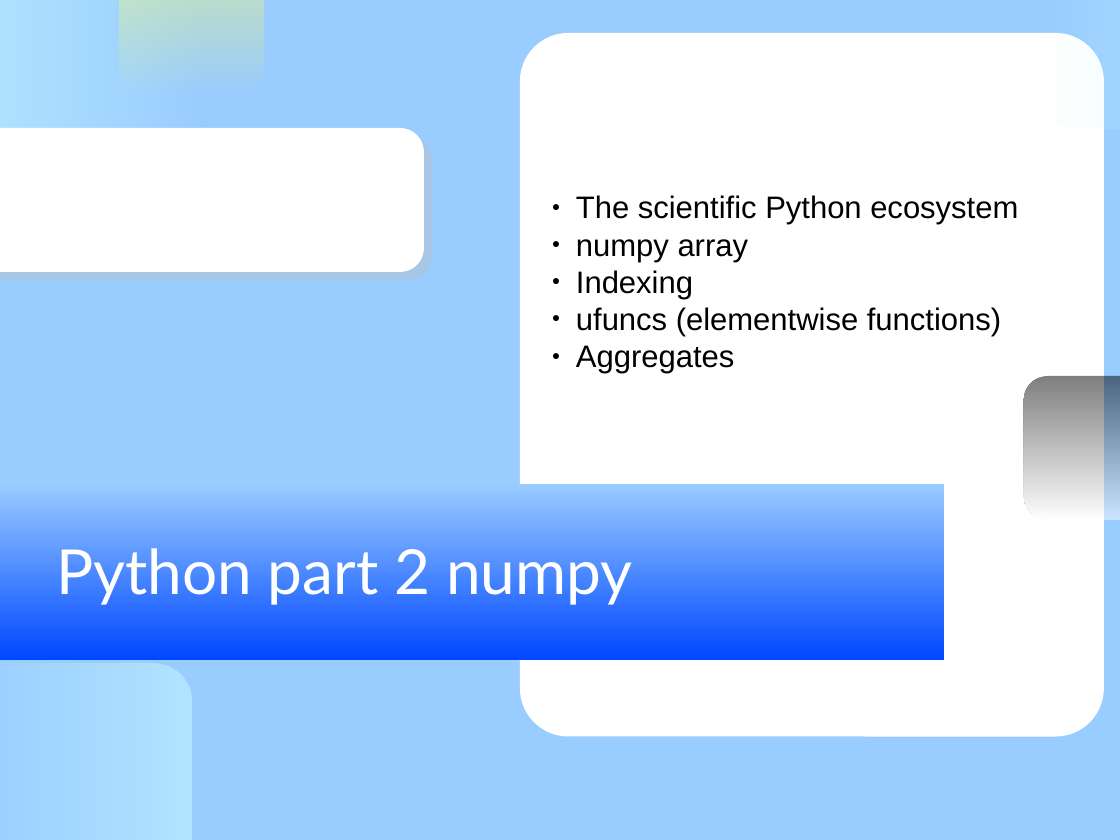
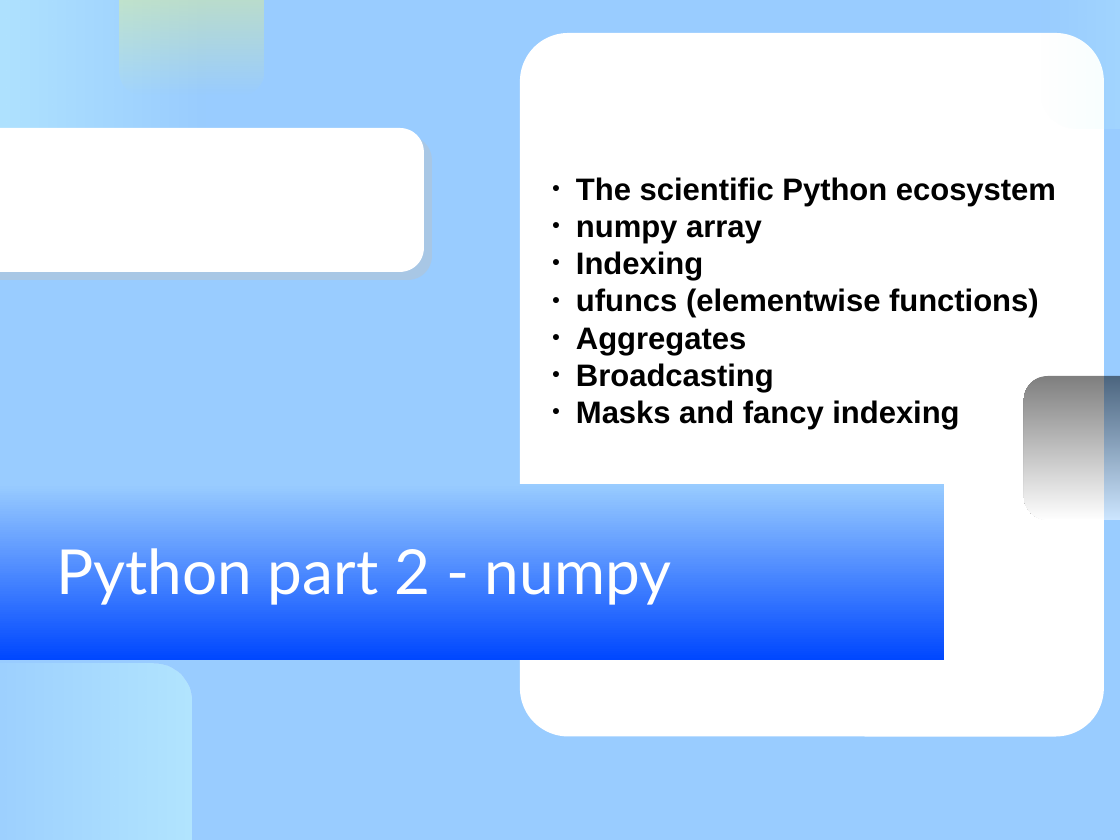
Before and after one commit to KennethNielsen/presentations, a slide deck: slide 1 of python/part2/numpy.odp. Drawn at 1120x840 pixels with LibreOffice and Linux fonts; fonts in the diff are those of the drawing; background and template pictures are left out. Boxes give left, top, right and bottom in pixels: in the first picture for what was removed or moved away, otherwise in the second. Text is boxed around its words. In the diff, an @@ line names an element or a change of style, - is before the commit and + after.

Commit message:
More on numpy

```diff
--- a/python/part2/numpy.odp
+++ b/python/part2/numpy.odp
@@ subtitle "The scientific Python ecosystem" moved from (x1=576, y1=195, x2=1018, y2=374) to (x1=576, y1=177, x2=1056, y2=430) @@
@@ subtitle at (x1=576, y1=177, x2=1056, y2=355): bold on in "The scientific Python ecosystem", "numpy array", "Indexing", "ufuncs (elementwise functions)" and 1 more places @@
@@ subtitle at (x1=576, y1=363, x2=959, y2=430): paragraphs added @@
+● Broadcasting
+● Masks and fancy indexing
@@ title at (x1=56, y1=548, x2=671, y2=607): text changed @@
-Python part 2 numpy
+Python part 2 - numpy
```
Also in this commit, not shown: 51 slides added, 2 other files.
